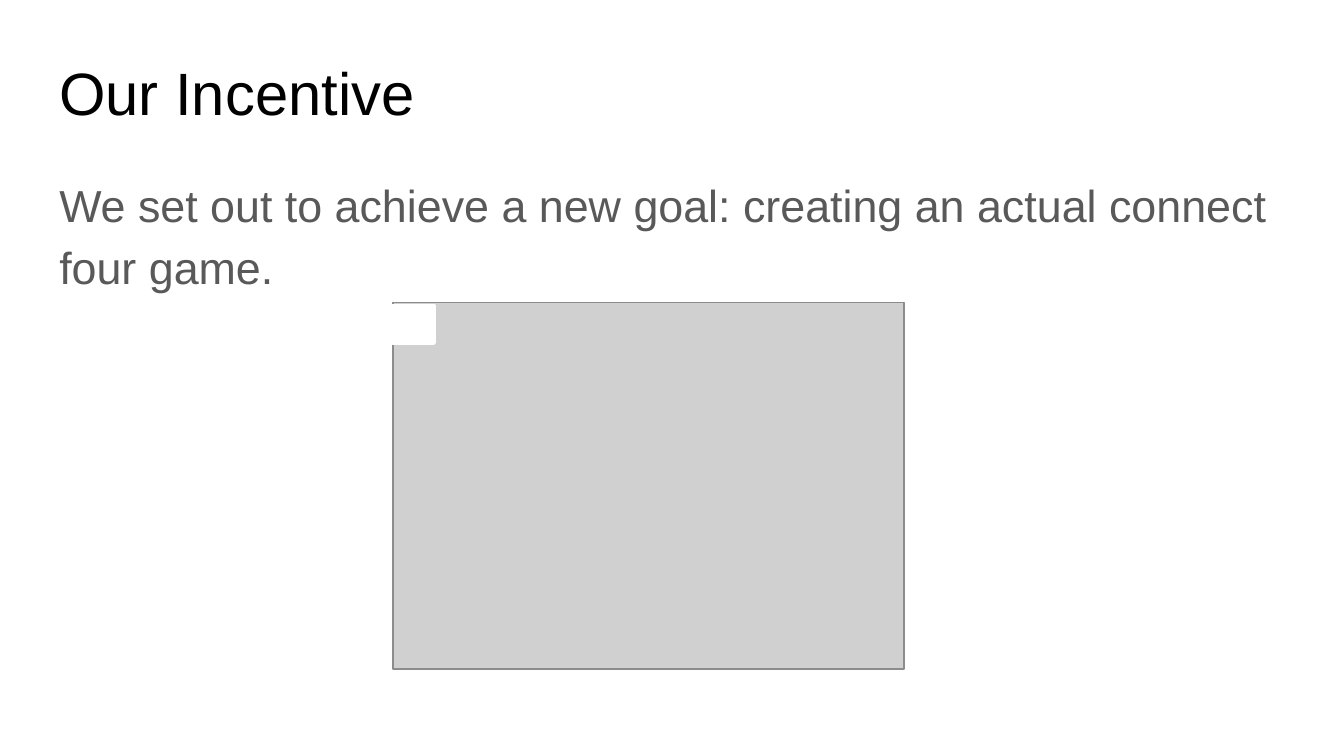
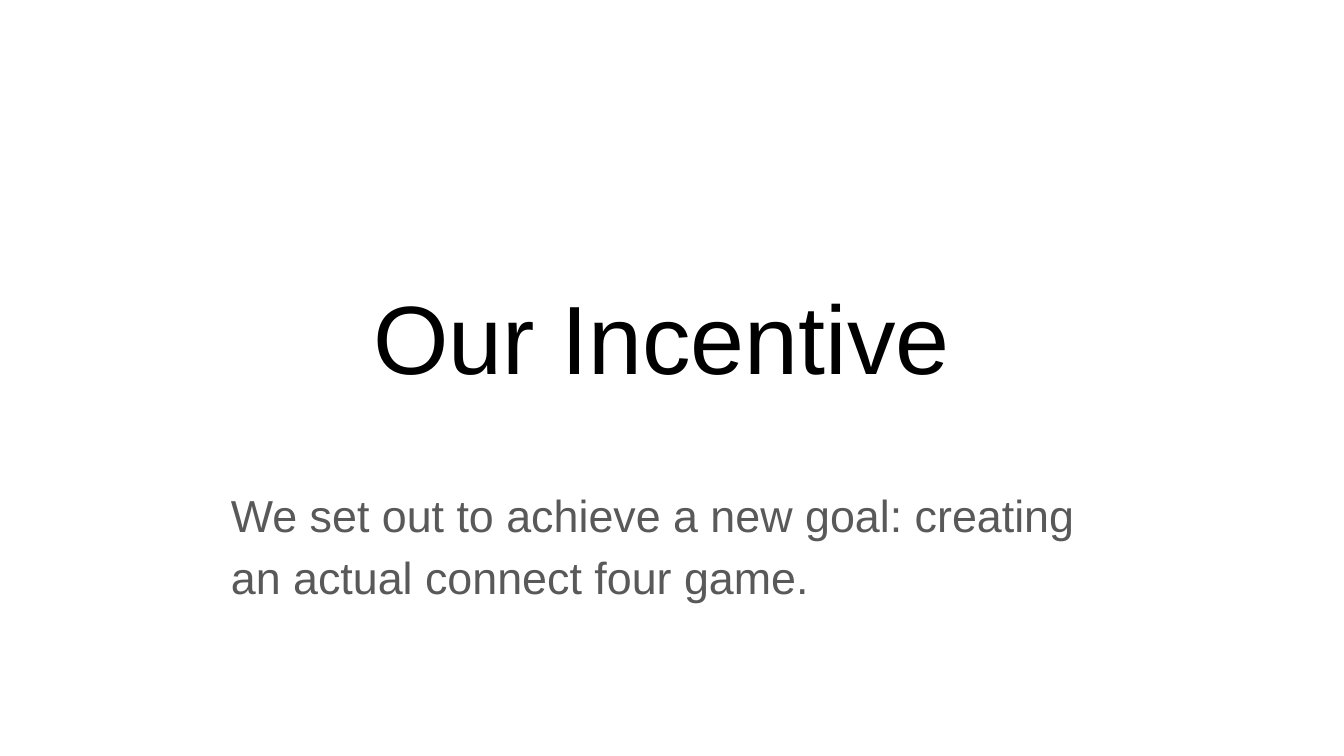
Before and after one commit to yangyaoi/Connect-Four-Project, a slide deck: slide 3 of Documents/Final Presentation/Final incomplete.pptx. Drawn at 1344x756 pixels with LibreOffice and Linux fonts; fonts in the diff are those of the drawing; grey boxes stand for pictures. Boxes give left, top, right and bottom in pixels: in the first picture for what was removed or moved away, otherwise in the second. Text is boxed around its words. In the diff, an @@ line names an element or a change of style, - is before the commit and + after.

```diff
--- a/Documents/Final Presentation/Final incomplete.pptx
+++ b/Documents/Final Presentation/Final incomplete.pptx
@@ title "Our Incentive": place and size @@
-title "Our Incentive" at [59,71,414,116]
+title "Our Incentive" at [373,303,950,375]
@@ title "Our Incentive" at [373,303,950,375]: size 32 to 52 pt @@
@@ picture removed at [394,302,905,669] @@
@@ rectangle removed at [394,305,434,343] @@
@@ text "We set out to achieve ..." rewrapped from [59,189,1266,293] to [231,499,1074,603] @@
```
Also in this commit, not shown: 6 other slides changed, 2 slides added.
